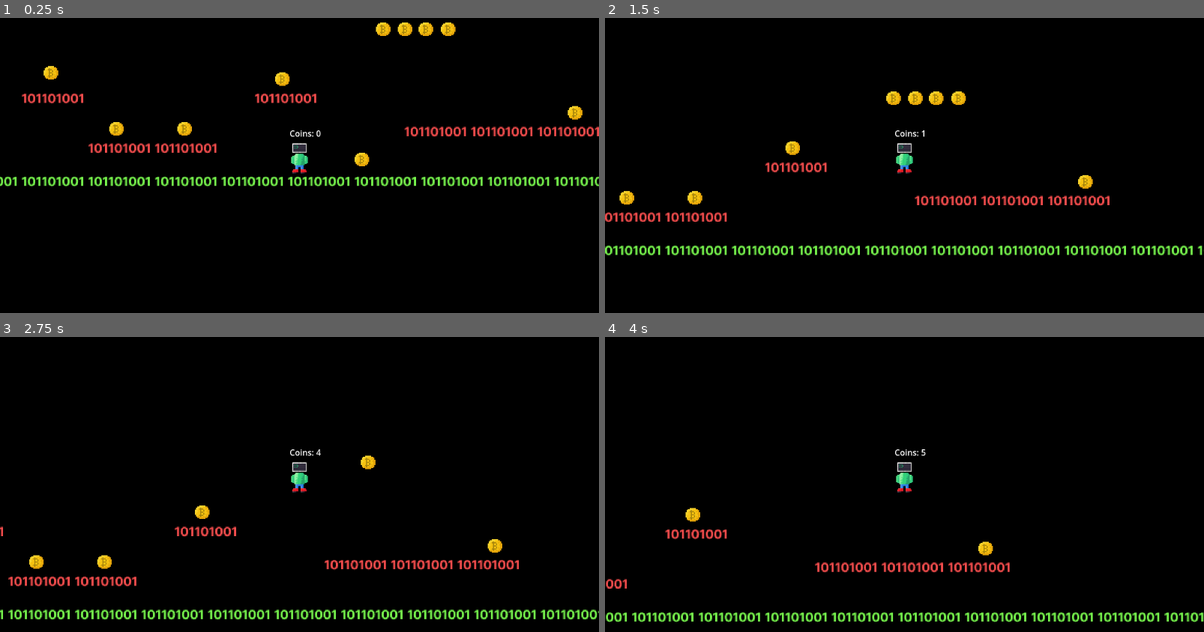
Above: before the commit, frames 1-4 (two rows, left to right).
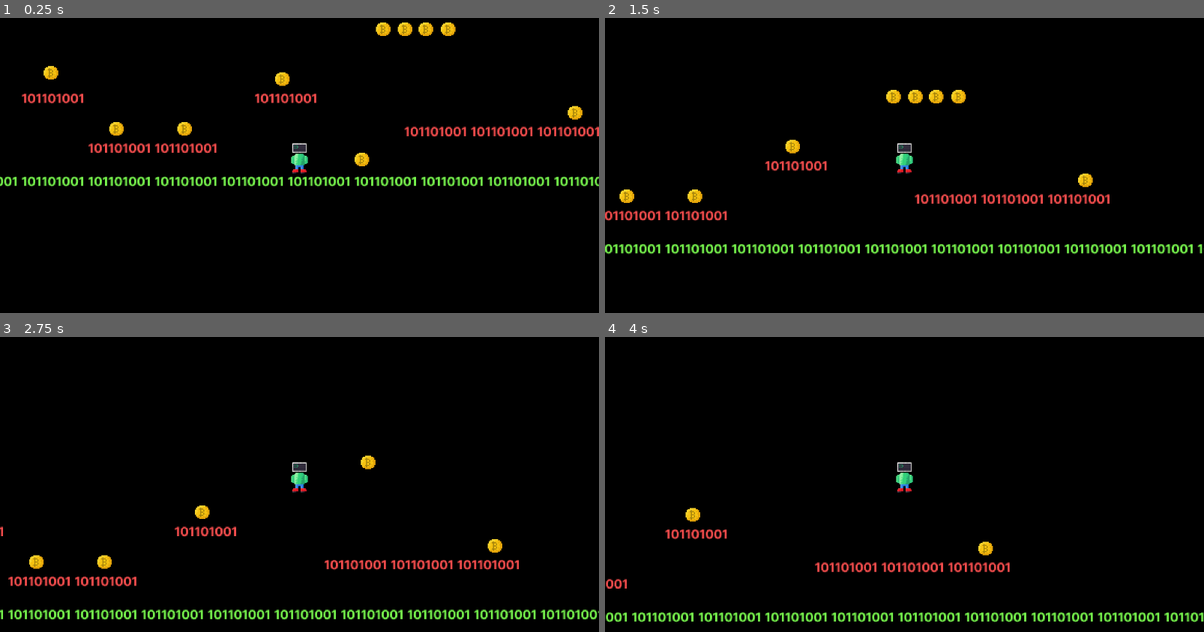
Above: after the commit, the same moments.

Repository: L0UARN/computerman
Game: Godot game, scene res://scenes/level.tscn
The game is run twice, just before and just after one commit, with the same random seed, the same clock (stepped at 60 frames per second) and the same inputs.
Inputs:
- Up to frame 1 (0.25 s): no input
- Up to frame 2 (1.5 s): tap Enter at 0.5 s; hold Up (Jump) 0.53-1.28 s; hold D (MoveRight) from 0.53 s (still down); tap Up (Jump) at 1.35 s
- Up to frame 3 (2.75 s): tap Up (Jump) at 1.52, 1.82 s; release D (MoveRight) at 2.03 s; hold A (MoveLeft) from 2.03 s (still down); hold Up (Jump) from 2.03 s (still down)
- Up to frame 4 (4 s): release A (MoveLeft) at 2.78 s; release Up (Jump) at 2.78 s; hold D (MoveRight) from 2.78 s (still down); tap Up (Jump) at 2.85, 3.02, 3.32 s; hold Up (Jump) from 3.53 s (still down)

The runs differ from the first frame. In frame 1, less than 0.1% of the frame differs, in the area x 48-54%, y 38-41%; in frame 2, 3.6%, in the area x 0-100%, y 24-81%; in frame 3, less than 0.1%; in frame 4, less than 0.1%.

Commit message:
Comments

Diff:
--- a/scenes/character.gd
+++ b/scenes/character.gd
@@ -13,27 +13,29 @@
 
 # The collected coins counter
 var _coins: int = 0
-# And the label which will display the collected coins
-@onready var _coins_display = $Label
 
 
+# Function meant to be called by coins when they are collected
 func add_coins(amount: int) -> void:
 	_coins += amount
-	_coins_display.text = "Coins: " + str(_coins)
 
 
+# Called at a fixed rate (60 times a second), do every physics calculations here
 func _physics_process(delta):
+	# Get a float between -1 and 1 representing the movement direction of the player
+	# This value is determined by reading the input strength of the "MoveLeft" and "MoveRight" inputs
 	var direction = Input.get_axis("MoveLeft", "MoveRight")
+	# Set the horizontal velocity to match the direction
 	velocity.x = direction * speed
 
+	# Detect if the player wants to jump
 	if Input.is_action_pressed("Jump") and is_on_floor():
+		# Increase the vertical velocity to make the character jump
 		velocity.y += jump_speed
 
+	# Apply gravity
 	if not is_on_floor():
 		velocity.y += gravity * delta
 
+	# Move the player once the velocity calculations are done
 	move_and_slide()
-
-
-func _ready():
-	_coins_display.text = "Coins: " + str(_coins)
--- a/scenes/character.tscn
+++ b/scenes/character.tscn
@@ -4,7 +4,7 @@
 [ext_resource type="Texture2D" uid="uid://w15210hwdw8f" path="res://sprites/Character.png" id="1_q8d8y"]
 
 [sub_resource type="RectangleShape2D" id="RectangleShape2D_kovo7"]
-size = Vector2(32, 64)
+size = Vector2(32, 58)
 
 [node name="Character" type="CharacterBody2D"]
 script = ExtResource("1_autae")
@@ -15,14 +15,7 @@
 texture = ExtResource("1_q8d8y")
 
 [node name="CollisionShape2D" type="CollisionShape2D" parent="."]
+position = Vector2(0, 3)
 shape = SubResource("RectangleShape2D_kovo7")
 
 [node name="Camera2D" type="Camera2D" parent="."]
-
-[node name="Label" type="Label" parent="."]
-offset_left = -19.0
-offset_top = -57.0
-offset_right = 21.0
-offset_bottom = -34.0
-horizontal_alignment = 1
-vertical_alignment = 1
--- a/scenes/coin.gd
+++ b/scenes/coin.gd
@@ -2,6 +2,7 @@
 extends Area2D
 
 
+# How much the coin is worth
 @export var value: int = 1
 
 
